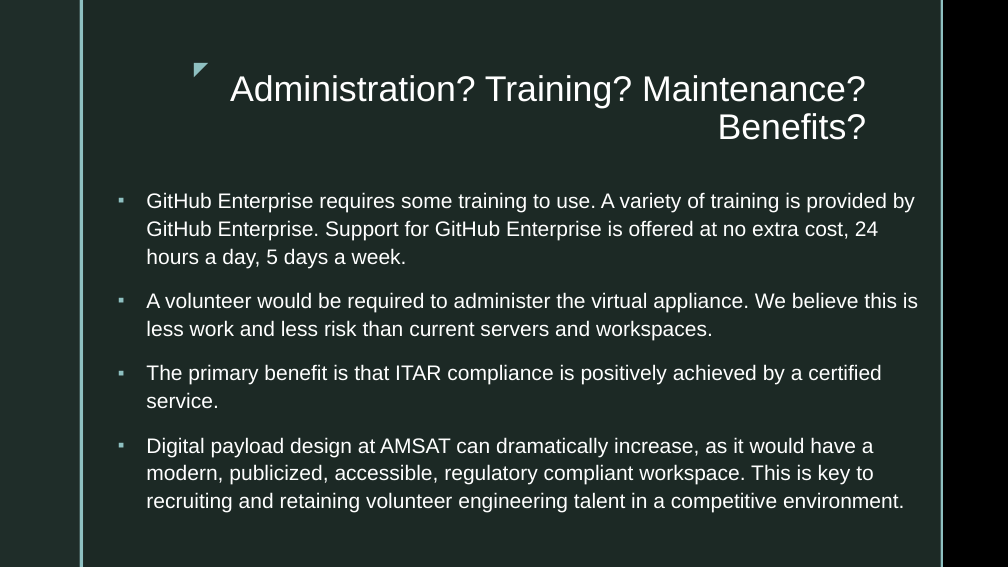
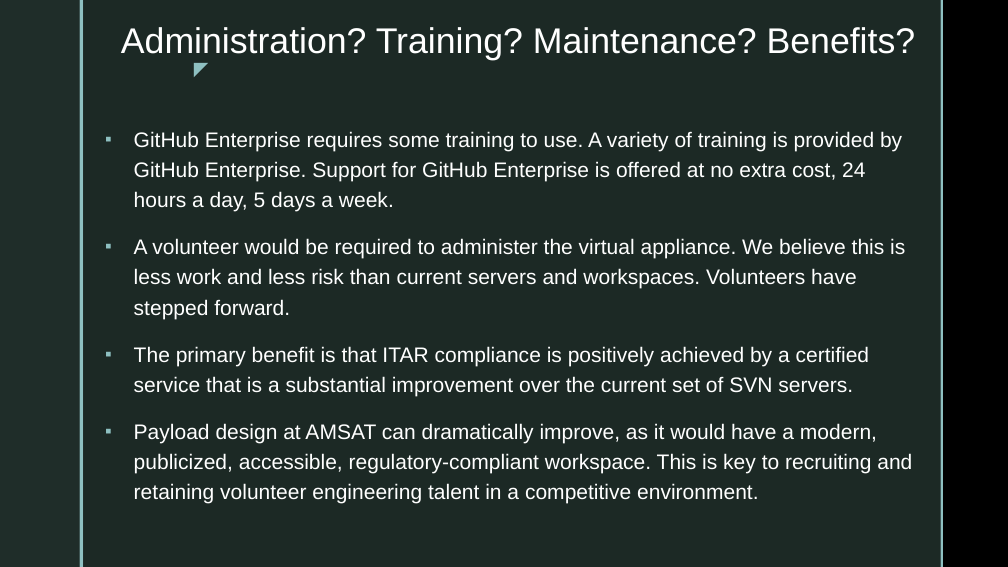
Before and after one commit to OpenResearchInstitute/documents, a slide deck: slide 11 of Papers_Articles_Presentations/Slide_Presentations/20171208_GitHubEnterpriseProposal.pptx (slide 10 before the commit). Drawn at 1008x567 pixels with LibreOffice and Linux fonts; fonts in the diff are those of the drawing; background and template pictures are left out. Boxes give left, top, right and bottom in pixels: in the first picture for what was removed or moved away, otherwise in the second. Text is boxed around its words. In the diff, an @@ line names an element or a change of style, - is before the commit and + after.

Commit message:
updated GitHub Enterprise proposal
Not for us, but to help payload teams at AMSAT.

```diff
--- a/Papers_Articles_Presentations/Slide_Presentations/20171208_GitHubEnterpriseProposal.pptx
+++ b/Papers_Articles_Presentations/Slide_Presentations/20171208_GitHubEnterpriseProposal.pptx
@@ title "Administration? Training? Maintenance? Benefits?" rewrapped from (230,75,867,140) to (121,27,916,61) @@
@@ text "GitHub Enterprise requires some training ...": place and size @@
-text "GitHub Enterprise requires some training ..." at (146,192,918,513)
+text "GitHub Enterprise requires some training ..." at (134,131,912,504)
@@ text at (134,131,902,212): line spacing 1.1 to 1.2 @@
@@ text at (134,238,912,504): text changed @@
-▪ A volunteer would be required to administer the virtual appliance. We believe this is less work and less risk than current servers and workspaces.
-▪ The primary benefit is that ITAR compliance is positively achieved by a certified service.
-▪ Digital payload design at AMSAT can dramatically increase, as it would have a modern, publicized, accessible, regulatory compliant workspace. This is key to recruiting and retaining volunteer engineering talent in a competitive environment.
+▪ A volunteer would be required to administer the virtual appliance. We believe this is less work and less risk than current servers and workspaces. Volunteers have stepped forward.
+▪ The primary benefit is that ITAR compliance is positively achieved by a certified service that is a substantial improvement over the current set of SVN servers.
+▪ Payload design at AMSAT can dramatically improve, as it would have a modern, publicized, accessible, regulatory-compliant workspace. This is key to recruiting and retaining volunteer engineering talent in a competitive environment.
```
Also in this commit, not shown: 5 other slides changed, 2 slides added, 2 other files.
